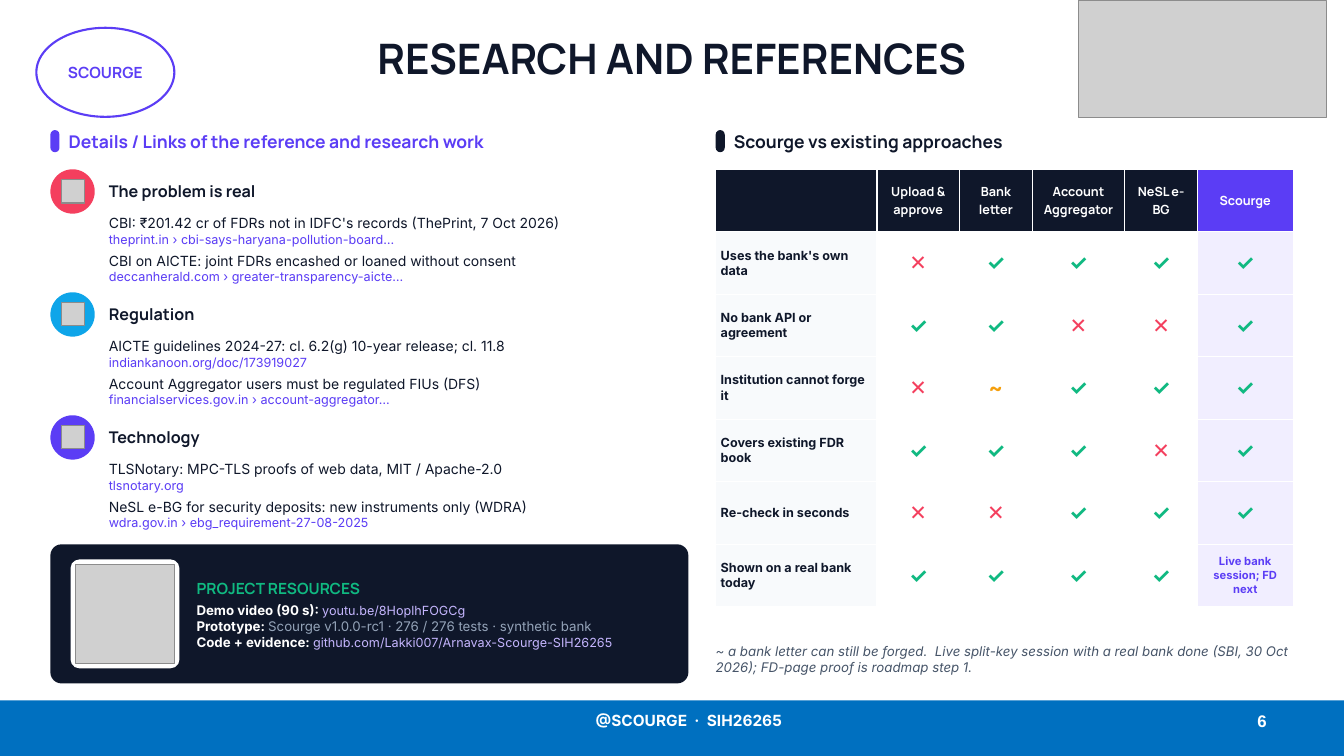
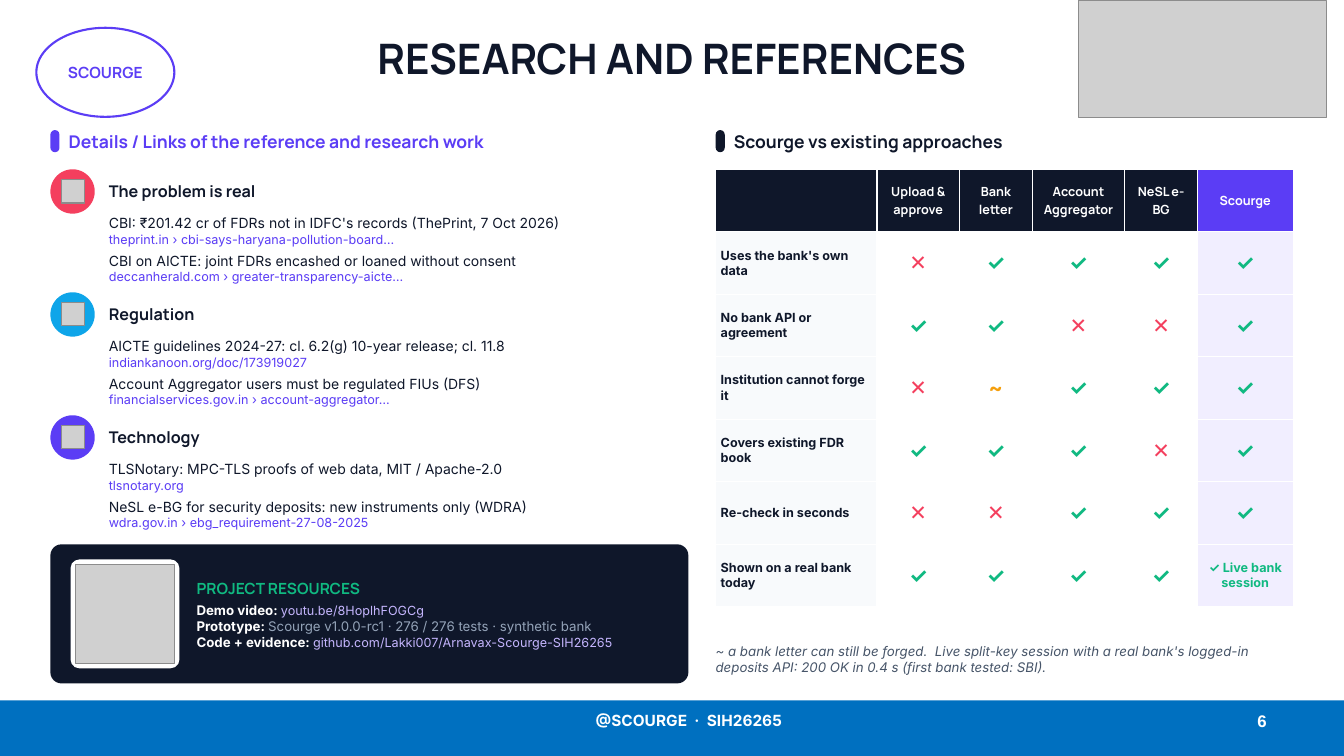
Before and after one commit to Lakki007/Arnavax-Scourge-SIH26265, a slide deck: slide 6 of docs/ppt/Scourge_SIH26265_Idea.pptx. Drawn at 1344x756 pixels with LibreOffice and Linux fonts; fonts in the diff are those of the drawing; grey boxes stand for pictures. Boxes give left, top, right and bottom in pixels: in the first picture for what was removed or moved away, otherwise in the second. Text is boxed around its words. In the diff, an @@ line names an element or a change of style, - is before the commit and + after.

```diff
--- a/docs/ppt/Scourge_SIH26265_Idea.pptx
+++ b/docs/ppt/Scourge_SIH26265_Idea.pptx
@@ table at [716, 169, 1294, 607] @@
-row 7, column 6: Live bank session; FD next
+row 7, column 6: ✓ Live bank session
@@ text at [197, 605, 424, 618]: text changed @@
-Demo video (90 s): youtu.be/8HoplhFOGCg
+Demo video: youtu.be/8HoplhFOGCg
@@ text at [716, 646, 1248, 675]: text changed @@
-~ a bank letter can still be forged. Live split-key session with a real bank done (SBI, 30 Oct 2026); FD-page proof is roadmap step 1.
+~ a bank letter can still be forged. Live split-key session with a real bank's logged-in deposits API: 200 OK in 0.4 s (first bank tested: SBI).
```
Also in this commit, not shown: 12 other files.
